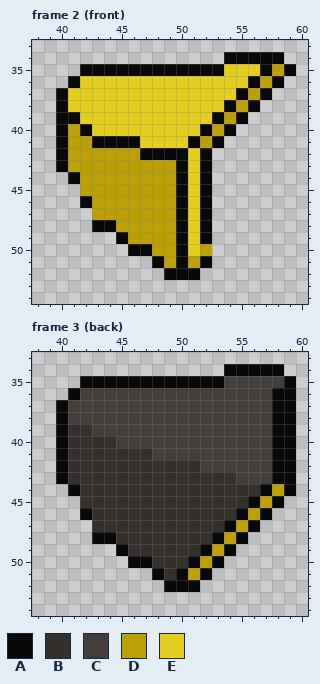
Pixel-art file, stored at src/entities/player/component/torpedo_bay/torpedo_bay.aseprite. This is how it looked before the edit.
40x30 pixels, 3 frames. Shown: frame 2 (front): x 38..60, y 33..54; frame 3 (back): x 38..60, y 33..54. The old version is drawn lined up with the new one, on the new canvas. The commit also changed other frames, which this record leaves out.
Palette (. is transparent): A #080808  B #35302e  C #433e3b  D #bba008  E #e4ce1f
Pixels before, frame 2 (front), first column x 40:
34 ..............AAAAA.
35 ..AAAAAAAAAAAAEEEADA
36 .AEEEEEEEEEEEEEEADA.
37 AEEEEEEEEEEEEEEADA..
38 AEEEEEEEEEEEEEADA...
39 AAEEEEEEEEEEEADA....
40 ADAEEEEEEEEEADA.....
41 ADDAAAAEEEEADA......
42 ADDDDDDAAAAEA.......
43 ADDDDDDDDDAEA.......
44 .ADDDDDDDDAEA.......
45 ..DDDDDDDDAEA.......
46 ..ADDDDDDDAEA.......
47 ...DDDDDDDAEA.......
48 ...AADDDDDAEA.......
49 .....ADDDDAEA.......
50 ......AADDAED.......
51 ........ADADA.......
52 .........AAA........
Pixels before, frame 3 (back), first column x 40:
34 ..............AAAAA.
35 ..AAAAAAAAAAAACCCCCA
36 .ACCCCCCCCCCCCCCCCAA
37 ACCCCCCCCCCCCCCCCCAA
38 ACCCCCCCCCCCCCCCCCAA
39 ABBCCCCCCCCCCCCCCCAA
40 ABBBBCCCCCCCCCCCCCAA
41 ABBBBBBBCCCCCCCCCCAA
42 ABBBBBBBBBBBCCCCCCAA
43 ABBBBBBBBBBBBBBCCCAA
44 .ABBBBBBBBBBBBBBBADA
45 ..BBBBBBBBBBBBBBADA.
46 ..ABBBBBBBBBBBBADA..
47 ...BBBBBBBBBBBADA...
48 ...AABBBBBBBBADA....
49 .....ABBBBBBADA.....
50 ......AABBBADA......
51 ........ABADA.......
52 .........AAA........
After the commit:
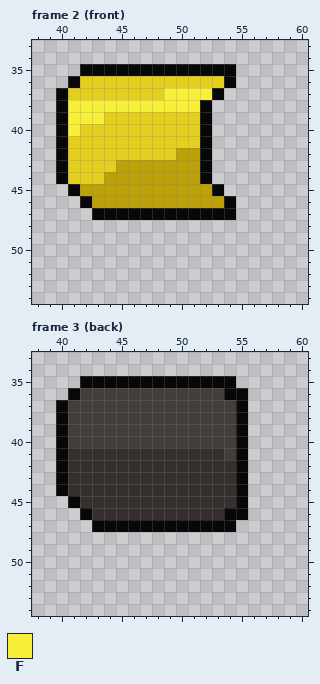
Colours new in this view: F #f8ef3a
Difference:
canvas 40x30 -> 96x96, the old top-left corner now at 28,28
Frame 2 (front):
The author put colour A in row 44 at x 40; in row 45 at x 41 and 53; in row 46 at x 54; in row 47 at x 53 to 54.
Colour D becomes colour A in row 41 at x 52; in row 47 at x 43 to 49.
Colour E becomes colour A in rows 35 to 36 at x 54; in row 37 at x 53; in rows 38 to 39 at x 52; in row 47 at x 51.
The author put colour D in row 46 at x 53.
Colour A becomes colour D in rows 42 to 44 at x 50; in rows 45 to 46 at x 50 and 52.
Colour E becomes colour D in rows 42 to 46 at x 51.
Colour A becomes colour E in row 40 at x 42; in row 41 at x 43 to 46 and 51; in row 42 at x 47 to 49; in row 44 at x 41.
Colour D becomes colour E in row 41 at x 41 to 42; in row 42 at x 41 to 46; in row 43 at x 41 to 44; in row 44 at x 42 to 43.
Colour A becomes colour F in row 39 at x 41.
Colour D becomes colour F in row 40 at x 41.
Colour E becomes colour F in row 37 at x 49 to 52; in row 38 at x 41 to 51; in row 39 at x 42 to 43.
Colour A is removed in row 34 at x 54 to 58; in row 35 at x 57 and 59; in row 36 at x 56 and 58; in row 37 at x 55 and 57; in row 38 at x 54 and 56; in row 39 at x 53 and 55.
Colour A is removed in row 40 at x 54; in row 41 at x 53; in row 48 at x 43 to 44, 50 and 52; in row 49 at x 45, 50 and 52; in row 50 at x 46 to 47 and 50; in row 51 at x 48, 50 and 52.
Colour A is removed in row 52 at x 49 to 51.
Colour D is removed in row 35 at x 58; in row 36 at x 57; in row 37 at x 56; in row 38 at x 55; in row 39 at x 54; in row 40 at x 53.
Colour D is removed in row 48 at x 45 to 49; in row 49 at x 46 to 49; in row 50 at x 48 to 49 and 52; in row 51 at x 49 and 51.
Colour E is removed in row 35 at x 55 to 56; in row 36 at x 55; in row 37 at x 54; in row 38 at x 53; in rows 48 to 50 at x 51.
Frame 3 (back):
The author put colour A in row 44 at x 40; in row 45 at x 41.
Colour B becomes colour A in rows 44 to 45 at x 55; in row 46 at x 54; in row 47 at x 43 to 53.
Colour C becomes colour A in row 35 at x 54; in row 36 at x 54 to 55; in rows 37 to 43 at x 55.
Colour A becomes colour B in row 44 at x 41.
Colour C becomes colour B in row 41 at x 48 to 53; in row 42 at x 52 to 54.
Colour B becomes colour C in row 39 at x 41 to 42; in row 40 at x 41 to 44.
Colour A is removed in row 34 at x 54 to 58; in row 35 at x 59; in rows 36 to 43 at x 58 to 59; in row 44 at x 57 and 59; in row 45 at x 56 and 58; in row 46 at x 57.
Colour A is removed in row 47 at x 56; in row 48 at x 43 to 44, 53 and 55; in row 49 at x 45, 52 and 54; in row 50 at x 46 to 47, 51 and 53; in row 51 at x 48, 50 and 52; in row 52 at x 49 to 51.
Colour B is removed in row 44 at x 56; in row 48 at x 45 to 52; in row 49 at x 46 to 51; in row 50 at x 48 to 50; in row 51 at x 49.
Colour C is removed in row 35 at x 55 to 58; in rows 36 to 43 at x 56 to 57.
Colour D is removed in row 44 at x 58; in row 45 at x 57; in row 46 at x 56; in row 47 at x 55; in row 48 at x 54; in row 49 at x 53.
Colour D is removed in row 50 at x 52; in row 51 at x 51.
Pixel boxes of the changes (left, top, right, bottom) in both pictures:
changed: (56, 52, 296, 280)
changed: (56, 364, 296, 592)
